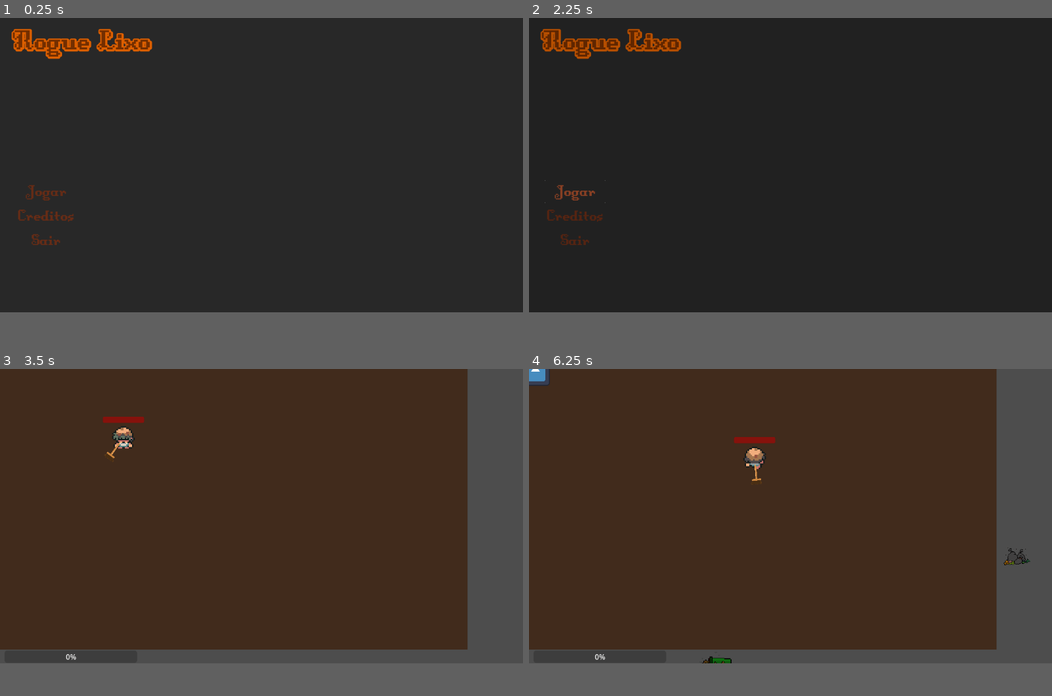
Above: before the commit, frames 1-4 (two rows, left to right).
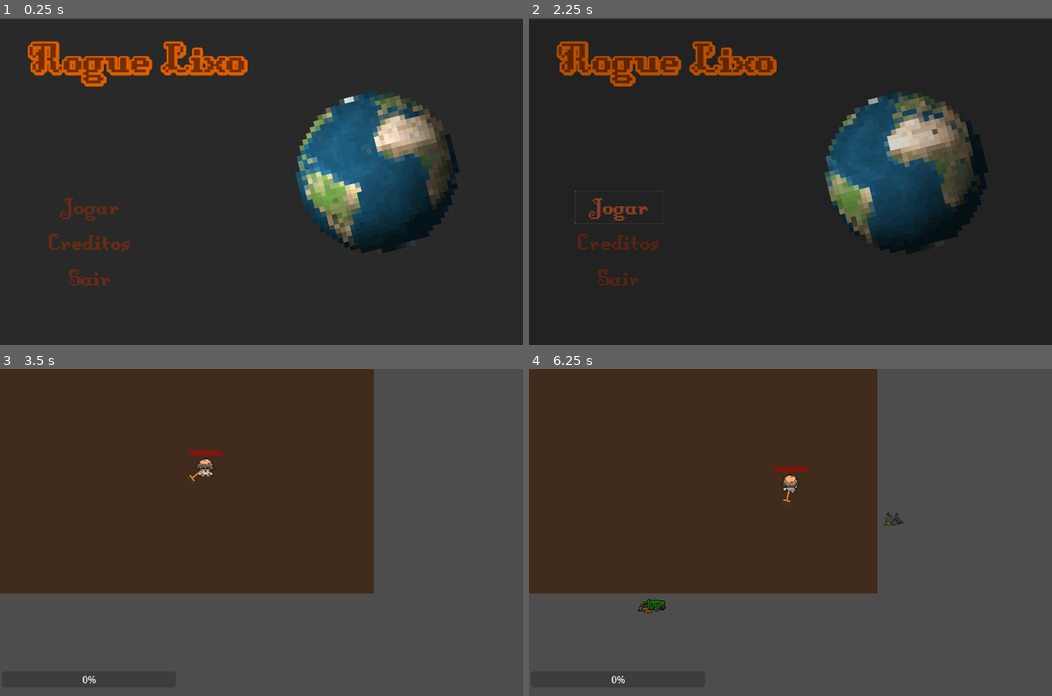
Above: after the commit, the same moments.

Repository: Franciscco018/RogueLixo
Game: Godot game, scene res://menu.tscn
Same seed, same stepped clock (60 frames per second), same inputs: the game is played once before the commit and once after it. The engine's default icon, where the game draws it, is replaced by a stand-in: a white triangle on a blue panel in a dark square.
Inputs (mouse positions are in pixels of both pictures, inside the frame that each line leads up to):
- Up to frame 1 (0.25 s): no input
- Up to frame 2 (2.25 s): click "Creditos" at 0.5 s; click "Voltar" at 1.25 s; click "Jogar" at 2 s
- Up to frame 3 (3.5 s): click "Jogar" at 2.75 s
- Up to frame 4 (6.25 s): tap Enter at 3.5 s; move the mouse to (905, 499) at 3.52 s; press the mouse at (905, 499) at 3.53 s; hold D (right) 3.53-4.28 s; move the mouse to (685, 532) at 4.27 s; release the mouse at (685, 532) at 4.28 s; hold S (down) 4.28-5.03 s; click (685, 532) at 4.35 s; move the mouse to (842, 450) at 5.02 s; press the mouse at (842, 450) at 5.03 s; hold D (right) 5.03-5.78 s; move the mouse to (764, 575) at 5.77 s; release the mouse at (764, 575) at 5.78 s; hold W (up) from 5.78 s (still down); click (764, 575) at 5.85 s
In our replay, the window is 800x450 before the commit and 800x500 after it. These sizes can differ from the game's own. Grey fills any space a smaller window leaves; there, only what the larger window draws over its background counts as a difference.

The runs differ from the first frame. In frame 1, 16% of the frame differs, in the area x 0-100%, y 0-82%; in frame 2, 15%; in frame 3, 28%; in frame 4, 32%, in the area x 0-96%, y 0-97%.

Commit message:
amém
as

Diff:
--- a/cenaP.tscn
+++ b/cenaP.tscn
@@ -235,17 +235,17 @@
 process_mode = 3
 
 [node name="Xp" type="ProgressBar" parent="CanvasLayer"]
-offset_left = 10.0
-offset_top = 620.0
-offset_right = 302.0
-offset_bottom = 647.0
+offset_left = 5.0
+offset_top = 832.0
+offset_right = 297.0
+offset_bottom = 859.0
+scale = Vector2(1.64245, 1.64245)
 max_value = 50.0
 
 [node name="Control" type="Control" parent="CanvasLayer"]
 layout_mode = 3
-anchors_preset = 15
-anchor_right = 1.0
-anchor_bottom = 1.0
+anchor_right = 1.00139
+anchor_bottom = 0.996667
 offset_top = 3.0
 offset_bottom = 3.0
 grow_horizontal = 2
@@ -259,16 +259,20 @@
 anchor_right = 1.0
 anchor_bottom = 1.0
 offset_top = -17.0
+offset_right = -479.0
+offset_bottom = -176.0
 grow_horizontal = 2
 grow_vertical = 2
+scale = Vector2(1.00312, 1)
 color = Color(0, 0, 0, 0.47451)
 
 [node name="VBoxContainer" type="VBoxContainer" parent="CanvasLayer/Control/ColorRect"]
 layout_mode = 0
 offset_left = 2.0
 offset_top = 345.0
-offset_right = 1147.0
-offset_bottom = 648.0
+offset_right = 762.0
+offset_bottom = 522.0
+scale = Vector2(1.87519, 1.87519)
 
 [node name="Voltar" type="Button" parent="CanvasLayer/Control/ColorRect/VBoxContainer"]
 clip_contents = true
@@ -299,8 +303,9 @@
 layout_mode = 0
 offset_left = 2.0
 offset_top = 2.0
-offset_right = 1151.0
-offset_bottom = 234.0
+offset_right = 853.0
+offset_bottom = 209.0
+scale = Vector2(1.68, 1.68)
 theme_override_colors/font_color = Color(0.451669, 0.180639, 0, 1)
 theme_override_colors/font_shadow_color = Color(0.863197, 0.37203, 3.85046e-07, 1)
 theme_override_colors/font_outline_color = Color(0, 0, 0.729412, 1)
@@ -312,7 +317,7 @@
 vertical_alignment = 1
 
 [node name="Robson" type="CharacterBody2D" parent="."]
-position = Vector2(545, 301)
+position = Vector2(1133, 540)
 script = ExtResource("1_c0772")
 
 [node name="ColRobson" type="CollisionShape2D" parent="Robson"]
--- a/creditos.tscn
+++ b/creditos.tscn
@@ -18,6 +18,7 @@
 anchors_preset = 15
 anchor_right = 1.0
 anchor_bottom = 1.0
+offset_bottom = -3.0
 grow_horizontal = 2
 grow_vertical = 2
 color = Color(0, 0, 0, 0.47451)
@@ -25,10 +26,11 @@
 [node name="Voltar" type="Button" parent="ColorRect"]
 clip_contents = true
 layout_mode = 0
-offset_left = 21.0
-offset_top = 22.0
-offset_right = 131.0
-offset_bottom = 72.0
+offset_left = 40.0
+offset_top = 32.0
+offset_right = 150.0
+offset_bottom = 82.0
+scale = Vector2(1.27871, 1.27871)
 theme_override_colors/font_color = Color(0.399028, 0.171773, 0.0870879, 1)
 theme_override_colors/font_pressed_color = Color(0.4, 0.172549, 0.0862745, 0.815686)
 theme_override_colors/font_hover_color = Color(0.645746, 0.300631, 0.170564, 1)
@@ -42,10 +44,11 @@
 [node name="Proximo" type="Button" parent="ColorRect"]
 clip_contents = true
 layout_mode = 0
-offset_left = 991.0
-offset_top = 21.0
-offset_right = 1126.0
-offset_bottom = 71.0
+offset_left = 1239.0
+offset_top = 27.0
+offset_right = 1374.0
+offset_bottom = 77.0
+scale = Vector2(1.24101, 1.24101)
 theme_override_colors/font_color = Color(0.399028, 0.171773, 0.0870879, 1)
 theme_override_colors/font_pressed_color = Color(0.4, 0.172549, 0.0862745, 0.815686)
 theme_override_colors/font_hover_color = Color(0.645746, 0.300631, 0.170564, 1)
@@ -57,8 +60,10 @@
 
 [node name="Creditos" type="Label" parent="ColorRect"]
 layout_mode = 0
-offset_right = 1153.0
-offset_bottom = 194.0
+offset_left = 7.0
+offset_top = 4.0
+offset_right = 1433.0
+offset_bottom = 198.0
 theme_override_colors/font_color = Color(0.451669, 0.180639, 0, 1)
 theme_override_colors/font_shadow_color = Color(0.863197, 0.37203, 3.85046e-07, 1)
 theme_override_colors/font_outline_color = Color(0, 0, 0.729412, 1)
@@ -72,9 +77,10 @@
 
 [node name="VBoxContainer" type="VBoxContainer" parent="ColorRect"]
 layout_mode = 0
-offset_top = 188.0
-offset_right = 1153.0
-offset_bottom = 484.0
+offset_left = 6.0
+offset_top = 255.0
+offset_right = 1442.0
+offset_bottom = 638.0
 
 [node name="Coder" type="Label" parent="ColorRect/VBoxContainer"]
 layout_mode = 2
@@ -97,7 +103,7 @@
 theme_override_constants/shadow_outline_size = 15
 theme_override_fonts/font = ExtResource("2_s1ewk")
 theme_override_font_sizes/font_size = 70
-text = "Artistas - Ana J. Soares, Laryssa e
+text = "Artistas - Ana J. Soares, Laryssa Siciliano e
 Iasmin Silva
 "
 horizontal_alignment = 1
--- a/creditos2.tscn
+++ b/creditos2.tscn
@@ -29,6 +29,7 @@
 offset_top = 22.0
 offset_right = 131.0
 offset_bottom = 72.0
+scale = Vector2(1.41206, 1.41206)
 theme_override_colors/font_color = Color(0.399028, 0.171773, 0.0870879, 1)
 theme_override_colors/font_pressed_color = Color(0.4, 0.172549, 0.0862745, 0.815686)
 theme_override_colors/font_hover_color = Color(0.645746, 0.300631, 0.170564, 1)
@@ -41,7 +42,7 @@
 
 [node name="Creditos" type="Label" parent="ColorRect"]
 layout_mode = 0
-offset_right = 1153.0
+offset_right = 1444.0
 offset_bottom = 194.0
 theme_override_colors/font_color = Color(0.451669, 0.180639, 0, 1)
 theme_override_colors/font_shadow_color = Color(0.863197, 0.37203, 3.85046e-07, 1)
@@ -58,8 +59,8 @@
 layout_mode = 0
 offset_left = 5.0
 offset_top = 204.0
-offset_right = 1147.0
-offset_bottom = 349.0
+offset_right = 1438.0
+offset_bottom = 496.0
 theme_override_colors/font_color = Color(0.451669, 0.180639, 0, 1)
 theme_override_colors/font_shadow_color = Color(0.863197, 0.37203, 3.85046e-07, 1)
 theme_override_colors/font_outline_color = Color(0, 0, 0.729412, 1)
--- a/menu.tscn
+++ b/menu.tscn
@@ -1,9 +1,228 @@
-[gd_scene load_steps=9 format=3 uid="uid://c1uk1snhdove5"]
+[gd_scene load_steps=41 format=3 uid="uid://c1uk1snhdove5"]
 
 [ext_resource type="Script" path="res://menu.gd" id="1_p4y0p"]
 [ext_resource type="FontFile" uid="uid://dc526gcuwx4sa" path="res://fonts/DungeonFont.ttf" id="1_xyx7m"]
 [ext_resource type="AudioStream" uid="uid://c4ovcduxxw2lh" path="res://sound/effect_menu1.MP3" id="3_08duu"]
+[ext_resource type="Texture2D" uid="uid://bsuhgwgrd4c8e" path="res://assets/WKRrf_.png" id="3_cnvbm"]
 [ext_resource type="AudioStream" uid="uid://dhbhdebof7yib" path="res://sound/musica_menu.MP3" id="5_e55xy"]
+
+[sub_resource type="AtlasTexture" id="AtlasTexture_sqt1k"]
+atlas = ExtResource("3_cnvbm")
+region = Rect2(0, 0, 250, 250)
+
+[sub_resource type="AtlasTexture" id="AtlasTexture_f1wrp"]
+atlas = ExtResource("3_cnvbm")
+region = Rect2(250, 0, 250, 250)
+
+[sub_resource type="AtlasTexture" id="AtlasTexture_g71gu"]
+atlas = ExtResource("3_cnvbm")
+region = Rect2(500, 0, 250, 250)
+
+[sub_resource type="AtlasTexture" id="AtlasTexture_81mu0"]
+atlas = ExtResource("3_cnvbm")
+region = Rect2(750, 0, 250, 250)
+
+[sub_resource type="AtlasTexture" id="AtlasTexture_sgmun"]
+atlas = ExtResource("3_cnvbm")
+region = Rect2(1000, 0, 250, 250)
+
+[sub_resource type="AtlasTexture" id="AtlasTexture_xv31a"]
+atlas = ExtResource("3_cnvbm")
+region = Rect2(0, 250, 250, 250)
+
+[sub_resource type="AtlasTexture" id="AtlasTexture_j8xcu"]
+atlas = ExtResource("3_cnvbm")
+region = Rect2(250, 250, 250, 250)
+
+[sub_resource type="AtlasTexture" id="AtlasTexture_hbmvb"]
+atlas = ExtResource("3_cnvbm")
+region = Rect2(500, 250, 250, 250)
+
+[sub_resource type="AtlasTexture" id="AtlasTexture_v13jl"]
+atlas = ExtResource("3_cnvbm")
+region = Rect2(750, 250, 250, 250)
+
+[sub_resource type="AtlasTexture" id="AtlasTexture_svuq2"]
+atlas = ExtResource("3_cnvbm")
+region = Rect2(1000, 250, 250, 250)
+
+[sub_resource type="AtlasTexture" id="AtlasTexture_taapg"]
+atlas = ExtResource("3_cnvbm")
+region = Rect2(0, 500, 250, 250)
+
+[sub_resource type="AtlasTexture" id="AtlasTexture_nyia5"]
+atlas = ExtResource("3_cnvbm")
+region = Rect2(250, 500, 250, 250)
+
+[sub_resource type="AtlasTexture" id="AtlasTexture_wijg7"]
+atlas = ExtResource("3_cnvbm")
+region = Rect2(500, 500, 250, 250)
+
+[sub_resource type="AtlasTexture" id="AtlasTexture_k7f6b"]
+atlas = ExtResource("3_cnvbm")
+region = Rect2(750, 500, 250, 250)
+
+[sub_resource type="AtlasTexture" id="AtlasTexture_2f0mh"]
+atlas = ExtResource("3_cnvbm")
+region = Rect2(1000, 500, 250, 250)
+
+[sub_resource type="AtlasTexture" id="AtlasTexture_3sm7a"]
+atlas = ExtResource("3_cnvbm")
+region = Rect2(0, 750, 250, 250)
+
+[sub_resource type="AtlasTexture" id="AtlasTexture_bigdc"]
+atlas = ExtResource("3_cnvbm")
+region = Rect2(250, 750, 250, 250)
+
+[sub_resource type="AtlasTexture" id="AtlasTexture_yxhoy"]
+atlas = ExtResource("3_cnvbm")
+region = Rect2(500, 750, 250, 250)
+
+[sub_resource type="AtlasTexture" id="AtlasTexture_m7l2y"]
+atlas = ExtResource("3_cnvbm")
+region = Rect2(750, 750, 250, 250)
+
+[sub_resource type="AtlasTexture" id="AtlasTexture_o5mqb"]
+atlas = ExtResource("3_cnvbm")
+region = Rect2(1000, 750, 250, 250)
+
+[sub_resource type="AtlasTexture" id="AtlasTexture_co8ek"]
+atlas = ExtResource("3_cnvbm")
+region = Rect2(0, 1000, 250, 250)
+
+[sub_resource type="AtlasTexture" id="AtlasTexture_de5y8"]
+atlas = ExtResource("3_cnvbm")
+region = Rect2(250, 1000, 250, 250)
+
+[sub_resource type="AtlasTexture" id="AtlasTexture_505nr"]
+atlas = ExtResource("3_cnvbm")
+region = Rect2(500, 1000, 250, 250)
+
+[sub_resource type="AtlasTexture" id="AtlasTexture_qlnmf"]
+atlas = ExtResource("3_cnvbm")
+region = Rect2(750, 1000, 250, 250)
+
+[sub_resource type="AtlasTexture" id="AtlasTexture_rieh6"]
+atlas = ExtResource("3_cnvbm")
+region = Rect2(1000, 1000, 250, 250)
+
+[sub_resource type="AtlasTexture" id="AtlasTexture_bitm3"]
+atlas = ExtResource("3_cnvbm")
+region = Rect2(0, 1250, 250, 250)
+
+[sub_resource type="AtlasTexture" id="AtlasTexture_l1p8r"]
+atlas = ExtResource("3_cnvbm")
+region = Rect2(250, 1250, 250, 250)
+
+[sub_resource type="AtlasTexture" id="AtlasTexture_h5uxu"]
+atlas = ExtResource("3_cnvbm")
+region = Rect2(500, 1250, 250, 250)
+
+[sub_resource type="AtlasTexture" id="AtlasTexture_wvw4d"]
+atlas = ExtResource("3_cnvbm")
+region = Rect2(750, 1250, 250, 250)
+
+[sub_resource type="AtlasTexture" id="AtlasTexture_0ii8t"]
+atlas = ExtResource("3_cnvbm")
+region = Rect2(1000, 1250, 250, 250)
+
+[sub_resource type="SpriteFrames" id="SpriteFrames_pi71x"]
+animations = [{
+"frames": [{
+"duration": 1.0,
+"texture": SubResource("AtlasTexture_sqt1k")
+}, {
+"duration": 1.0,
+"texture": SubResource("AtlasTexture_f1wrp")
+}, {
+"duration": 1.0,
+"texture": SubResource("AtlasTexture_g71gu")
+}, {
+"duration": 1.0,
+"texture": SubResource("AtlasTexture_81mu0")
+}, {
+"duration": 1.0,
+"texture": SubResource("AtlasTexture_sgmun")
+}, {
+"duration": 1.0,
+"texture": SubResource("AtlasTexture_xv31a")
+}, {
+"duration": 1.0,
+"texture": SubResource("AtlasTexture_j8xcu")
+}, {
+"duration": 1.0,
+"texture": SubResource("AtlasTexture_hbmvb")
+}, {
+"duration": 1.0,
+"texture": SubResource("AtlasTexture_v13jl")
+}, {
+"duration": 1.0,
+"texture": SubResource("AtlasTexture_svuq2")
+}, {
+"duration": 1.0,
+"texture": SubResource("AtlasTexture_taapg")
+}, {
+"duration": 1.0,
+"texture": SubResource("AtlasTexture_nyia5")
+}, {
+"duration": 1.0,
+"texture": SubResource("AtlasTexture_wijg7")
+}, {
+"duration": 1.0,
+"texture": SubResource("AtlasTexture_k7f6b")
+}, {
+"duration": 1.0,
+"texture": SubResource("AtlasTexture_2f0mh")
+}, {
+"duration": 1.0,
+"texture": SubResource("AtlasTexture_3sm7a")
+}, {
+"duration": 1.0,
+"texture": SubResource("AtlasTexture_bigdc")
+}, {
+"duration": 1.0,
+"texture": SubResource("AtlasTexture_yxhoy")
+}, {
+"duration": 1.0,
+"texture": SubResource("AtlasTexture_m7l2y")
+}, {
+"duration": 1.0,
+"texture": SubResource("AtlasTexture_o5mqb")
+}, {
+"duration": 1.0,
+"texture": SubResource("AtlasTexture_co8ek")
+}, {
+"duration": 1.0,
+"texture": SubResource("AtlasTexture_de5y8")
+}, {
+"duration": 1.0,
+"texture": SubResource("AtlasTexture_505nr")
+}, {
+"duration": 1.0,
+"texture": SubResource("AtlasTexture_qlnmf")
+}, {
+"duration": 1.0,
+"texture": SubResource("AtlasTexture_rieh6")
+}, {
+"duration": 1.0,
+"texture": SubResource("AtlasTexture_bitm3")
+}, {
+"duration": 1.0,
+"texture": SubResource("AtlasTexture_l1p8r")
+}, {
+"duration": 1.0,
+"texture": SubResource("AtlasTexture_h5uxu")
+}, {
+"duration": 1.0,
+"texture": SubResource("AtlasTexture_wvw4d")
+}, {
+"duration": 1.0,
+"texture": SubResource("AtlasTexture_0ii8t")
+}],
+"loop": true,
+"name": &"default",
+"speed": 2.0
+}]
 
 [sub_resource type="Animation" id="Animation_fgx1w"]
 length = 0.001
@@ -77,21 +296,31 @@
 grow_horizontal = 2
 grow_vertical = 2
 script = ExtResource("1_p4y0p")
-
-[node name="ColorRect" type="ColorRect" parent="."]
+metadata/_edit_vertical_guides_ = [1146.0]
+metadata/_edit_horizontal_guides_ = [649.0]
+
+[node name="TextureRect" type="TextureRect" parent="."]
+custom_minimum_size = Vector2(13.825, 0)
 layout_mode = 0
-offset_right = 1159.0
-offset_bottom = 652.0
-color = Color(0, 0, 0, 0.47451)
-
-[node name="VBoxContainer" type="VBoxContainer" parent="ColorRect"]
+offset_top = 3.0
+offset_right = 1444.0
+offset_bottom = 902.0
+
+[node name="ColorRect" type="ColorRect" parent="TextureRect"]
 layout_mode = 0
-offset_left = 35.0
-offset_top = 357.0
-offset_right = 168.0
-offset_bottom = 515.0
-
-[node name="Jogar" type="Button" parent="ColorRect/VBoxContainer"]
+offset_right = 1449.0
+offset_bottom = 899.0
+color = Color(0, 0, 0, 0.462745)
+
+[node name="VBoxContainer" type="VBoxContainer" parent="TextureRect/ColorRect"]
+layout_mode = 0
+offset_left = 126.0
+offset_top = 473.0
+offset_right = 259.0
+offset_bottom = 631.0
+scale = Vector2(1.81926, 1.81926)
+
+[node name="Jogar" type="Button" parent="TextureRect/ColorRect/VBoxContainer"]
 clip_contents = true
 layout_mode = 2
 theme_override_colors/font_color = Color(0.399028, 0.171773, 0.0870879, 1)
@@ -103,7 +332,7 @@
 text = "Jogar"
 flat = true
 
-[node name="Creditos" type="Button" parent="ColorRect/VBoxContainer"]
+[node name="Creditos" type="Button" parent="TextureRect/ColorRect/VBoxContainer"]
 clip_contents = true
 layout_mode = 2
 theme_override_colors/font_color = Color(0.399028, 0.171773, 0.0870879, 1)
@@ -116,7 +345,7 @@
 "
 flat = true
 
-[node name="Sair" type="Button" parent="ColorRect/VBoxContainer"]
+[node name="Sair" type="Button" parent="TextureRect/ColorRect/VBoxContainer"]
 clip_contents = true
 layout_mode = 2
 theme_override_colors/font_color = Color(0.399028, 0.171773, 0.0870879, 1)
@@ -129,12 +358,13 @@
 "
 flat = true
 
-[node name="RogueLixo" type="Label" parent="ColorRect"]
+[node name="RogueLixo" type="Label" parent="TextureRect/ColorRect"]
 layout_mode = 0
-offset_left = 27.0
-offset_top = 15.0
-offset_right = 332.0
-offset_bottom = 86.0
+offset_left = 79.0
+offset_top = 44.0
+offset_right = 384.0
+offset_bottom = 115.0
+scale = Vector2(1.95664, 1.89288)
 theme_override_colors/font_color = Color(0.451669, 0.180639, 0, 1)
 theme_override_colors/font_shadow_color = Color(0.863197, 0.37203, 3.85046e-07, 1)
 theme_override_colors/font_outline_color = Color(0, 0, 0.729412, 1)
@@ -142,6 +372,14 @@
 theme_override_fonts/font = ExtResource("1_xyx7m")
 theme_override_font_sizes/font_size = 70
 text = "Rogue Lixo"
+
+[node name="AnimatedSprite2D" type="AnimatedSprite2D" parent="TextureRect/ColorRect"]
+position = Vector2(1039, 422)
+rotation = -0.245593
+scale = Vector2(1.756, 1.756)
+sprite_frames = SubResource("SpriteFrames_pi71x")
+autoplay = "default"
+frame_progress = 0.634503
 
 [node name="transition" type="AnimationPlayer" parent="."]
 libraries = {
@@ -160,18 +398,17 @@
 
 [node name="menu1" type="AudioStreamPlayer" parent="."]
 stream = ExtResource("3_08duu")
-volume_db = -23.0
-
-[node name="music_main" type="AudioStreamPlayer" parent="."]
+volume_db = -10.612
+
+[node name="music_menu" type="AudioStreamPlayer" parent="."]
 stream = ExtResource("5_e55xy")
-volume_db = -35.0
 autoplay = true
 
-[connection signal="mouse_entered" from="ColorRect/VBoxContainer/Jogar" to="." method="_on_jogar_mouse_entered"]
-[connection signal="pressed" from="ColorRect/VBoxContainer/Jogar" to="." method="_on_jogar_pressed"]
-[connection signal="pressed" from="ColorRect/VBoxContainer/Jogar" to="ColorRect/VBoxContainer/Jogar" method="_on_pressed"]
-[connection signal="mouse_entered" from="ColorRect/VBoxContainer/Creditos" to="." method="_on_creditos_mouse_entered"]
-[connection signal="pressed" from="ColorRect/VBoxContainer/Creditos" to="." method="_on_creditos_pressed"]
-[connection signal="mouse_entered" from="ColorRect/VBoxContainer/Sair" to="." method="_on_sair_mouse_entered"]
-[connection signal="pressed" from="ColorRect/VBoxContainer/Sair" to="." method="_on_sair_pressed"]
+[connection signal="mouse_entered" from="TextureRect/ColorRect/VBoxContainer/Jogar" to="." method="_on_jogar_mouse_entered"]
+[connection signal="pressed" from="TextureRect/ColorRect/VBoxContainer/Jogar" to="." method="_on_jogar_pressed"]
+[connection signal="pressed" from="TextureRect/ColorRect/VBoxContainer/Jogar" to="TextureRect/ColorRect/VBoxContainer/Jogar" method="_on_pressed"]
+[connection signal="mouse_entered" from="TextureRect/ColorRect/VBoxContainer/Creditos" to="." method="_on_creditos_mouse_entered"]
+[connection signal="pressed" from="TextureRect/ColorRect/VBoxContainer/Creditos" to="." method="_on_creditos_pressed"]
+[connection signal="mouse_entered" from="TextureRect/ColorRect/VBoxContainer/Sair" to="." method="_on_sair_mouse_entered"]
+[connection signal="pressed" from="TextureRect/ColorRect/VBoxContainer/Sair" to="." method="_on_sair_pressed"]
 [connection signal="animation_finished" from="transition" to="." method="_on_transition_animation_finished"]
--- a/project.godot
+++ b/project.godot
@@ -17,6 +17,9 @@
 
 [display]
 
+window/size/viewport_width=1440
+window/size/viewport_height=900
+window/size/mode=3
 window/stretch/mode="viewport"
 
 [input]
Binary file added: assets/Pixel-Earth.gif
Binary file added: assets/WKRrf_.png
Not shown, added: assets/WKRrf_.png.import
Binary file added: sound/Pixel-Earth.gif
